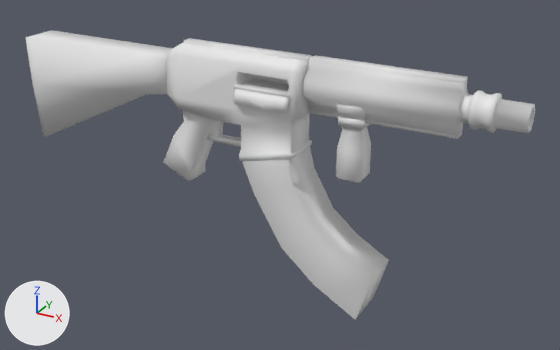
A saved change to the glTF model assets/models/guns/assault_rifle/grave_assault_rifle.glb.
Camera for both pictures: a camera (50 mm lens) standing at (4.17, -5.99, 2.04) and looking at (0.81, 0.11, -1.01). Arrows for +X, +Y and +Z are at lower left; the lights stay in place. Where no turn or scale is listed for an object, it has been applied to the vertices.
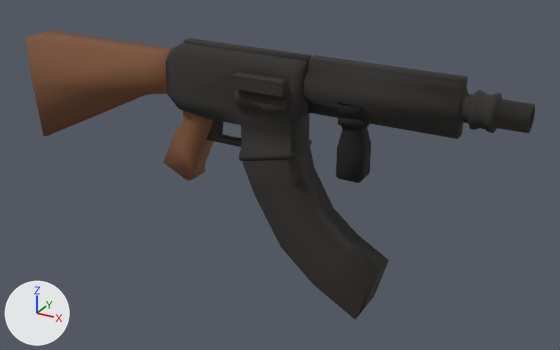
Changed parts and their boxes (x1, y1, x2, y2) in the pictures (560 x 350 px):
'Cube.073', recoloured (grey to black)
    both: (242, 146, 389, 319)
'Cube.017', recoloured (white to black)
    both: (166, 43, 313, 161)
'Cube.028', recoloured (white to brown)
    both: (25, 30, 173, 136)
'Cylinder.002', recoloured (grey to black)
    both: (302, 61, 535, 136)
'Cube.041', recoloured (grey to brown)
    both: (163, 110, 214, 181)
'Cube.039', recoloured (grey to black)
    both: (336, 116, 371, 183)
'Cylinder.006', recoloured (white to black)
    both: (308, 55, 468, 139)
'Cube.029', recoloured (white to black)
    both: (233, 84, 290, 113)
'EjectionPortBoolean', added (black)
    after: (230, 72, 289, 97)
'Cylinder.007', recoloured (white to black)
    both: (183, 38, 311, 61)
'Cube.027', recoloured (grey to black)
    both: (207, 120, 241, 147)
'Cube.040', recoloured (grey to black)
    both: (337, 103, 365, 121)

What the commit changed:
Material 'gun_metal.001' (mat_gun_metal_001) is new.
Its base color is (0.0383, 0.0354, 0.0328) (black #373533).
Its metallic is 0.171.
Its roughness is 1.0.
Material 'gun_metal' (mat_gun_metal) is new.
Its base color is (0.0133, 0.0133, 0.0133) (black #1e1e1e).
Its metallic is 0.171.
Its roughness is 1.0.
Material 'gun_metal.003' (mat_gun_metal_003) is new.
Its base color is (0.199, 0.0811, 0.0355) (brown #7b5035).
Its roughness is 0.824.
me_cube_035 has 28 vertices, 52 faces and spans x 0.59..1.94, y -0.23..0.23, z -2.16..-0.47.
me_cube_035 now uses material mat_gun_metal_001 (black #373533).
me_cube_049 has 101 vertices, 198 faces and spans x -0.275..1.167, y -0.215..0.215, z -0.799..0.225.
me_cube_049 now uses material mat_gun_metal_001 (black #373533).
me_cube_050 has 40 vertices, 44 faces and spans x 0.056..0.582, y -0.046..0.046, z -0.726..-0.415.
me_cube_050 now uses material mat_gun_metal_001 (black #373533).
me_cube_051 has 31 vertices, 58 faces and spans x -2.09..-0.28, y -0.19..0.19, z -1.02..0.08.
me_cube_051 now uses material mat_gun_metal_003 (brown #7b5035).
me_cube_054 has 36 vertices, 60 faces and spans x -0.286..0.286, y -0.058..0.024, z -0.154..0.024.
me_cube_054 now uses material mat_gun_metal_001 (black #373533).
me_cylinder_003 has 184 vertices, 356 faces and spans x 1.15..3.12, y -0.15..0.15, z -0.22..0.23.
me_cylinder_003 now uses material mat_gun_metal_001 (black #373533).
me_cylinder_007 has 16 vertices, 20 faces and spans x 1.196..2.573, y -0.062..0.062, z -0.249..0.249.
me_cylinder_007 now uses material mat_gun_metal_001 (black #373533).
me_cylinder_009 has 8 vertices, 10 faces and spans x -0.141..1.167, y -0.058..0.046, z 0.223..0.249.
me_cylinder_009 now uses material mat_gun_metal_001 (black #373533).
me_cube_060 has 24 vertices, 40 faces and spans x -0.425..0.193, y -0.126..0.126, z -1.18..-0.393.
me_cube_060 now uses material mat_gun_metal_003 (brown #7b5035).
me_cube_058 has 16 vertices, 24 faces and spans x 1.517..1.745, y -0.151..0.151, z -0.225..-0.08.
me_cube_058 now uses material mat_gun_metal (black #1e1e1e).
me_cube_057 has 42 vertices, 80 faces and spans x 1.504..1.758, y -0.114..0.114, z -0.815..-0.221.
me_cube_057 now uses material mat_gun_metal (black #1e1e1e).
Mesh me_cube_053 is new.
It has 18 vertices, 32 faces and spans x -0.276..0.276, y -0.287..0.067, z -0.063..0.063.
It uses material mat_gun_metal_001 (black #373533).
Object 'EjectionPortBoolean' (ob_ejectionportboolean) is new; it shows me_cube_053.
Its location is (0.79, 0.0, 0.002).
